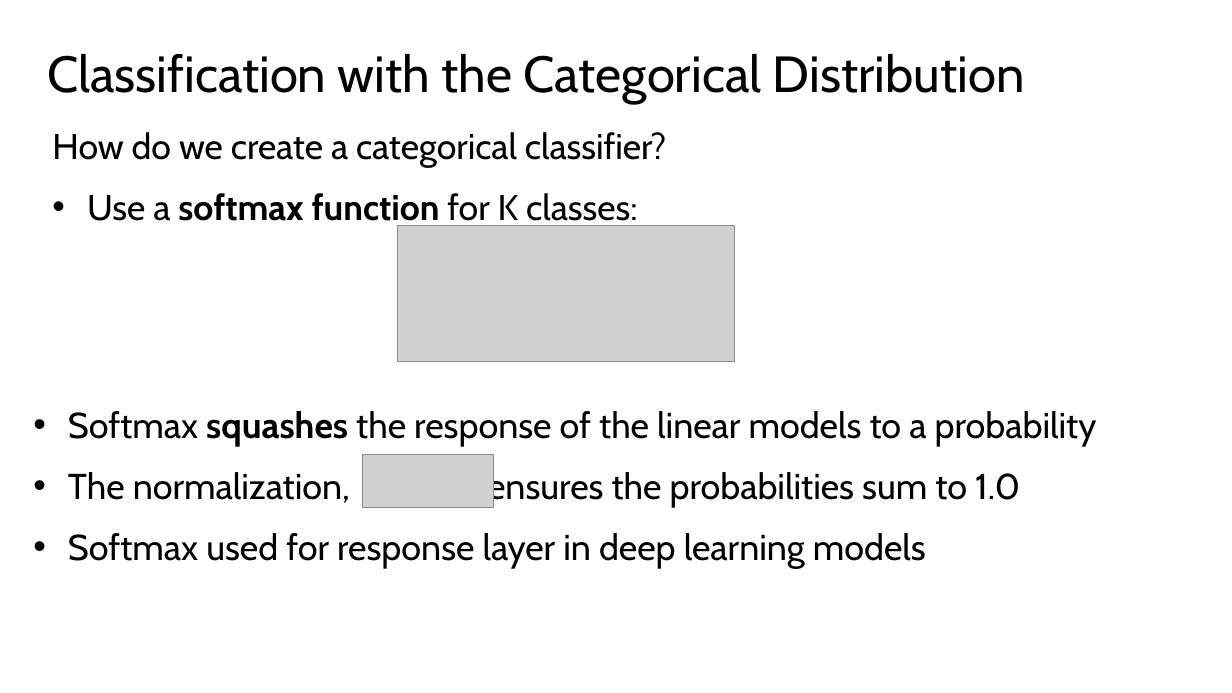
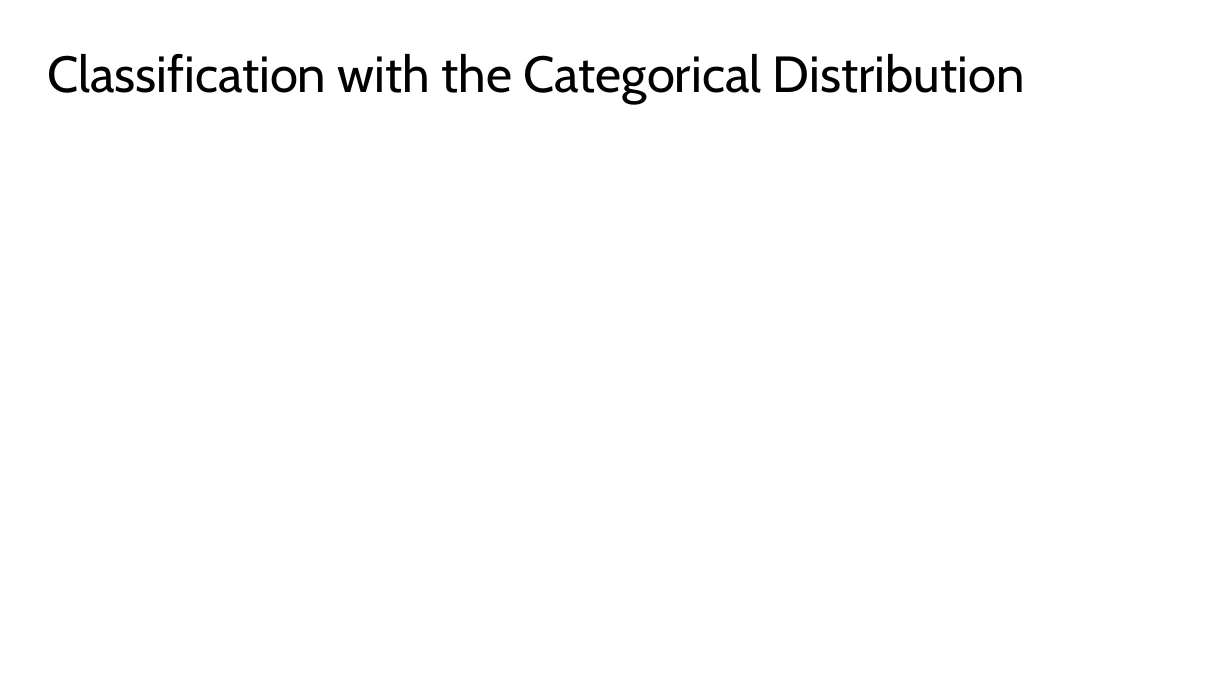
Before and after one commit to StephenElston/CSCI-E25, a slide deck: slide 31 of Slides/4_MachineLearningForCV.pptx (slide 30 before the commit). Drawn at 1232x693 pixels with LibreOffice and Linux fonts; fonts in the diff are those of the drawing; grey boxes stand for pictures. Boxes give left, top, right and bottom in pixels: in the first picture for what was removed or moved away, otherwise in the second. Text is boxed around its words. In the diff, an @@ line names an element or a change of style, - is before the commit and + after.

```diff
--- a/Slides/4_MachineLearningForCV.pptx
+++ b/Slides/4_MachineLearningForCV.pptx
@@ text removed at <box>52,132,666,228</box> @@
-How do we create a categorical classifier?
-• Use a softmax function for K classes:
@@ picture removed at <box>398,226,735,362</box> @@
@@ text removed at <box>68,411,1097,569</box> @@
-• Softmax squashes the response of the linear models to a probability
-• The normalization, , ensures the probabilities sum to 1.0
-• Softmax used for response layer in deep learning models
@@ picture removed at <box>363,455,494,507</box> @@
```
Also in this commit, not shown: 11 other slides changed, 2 slides added, 1 other file.
